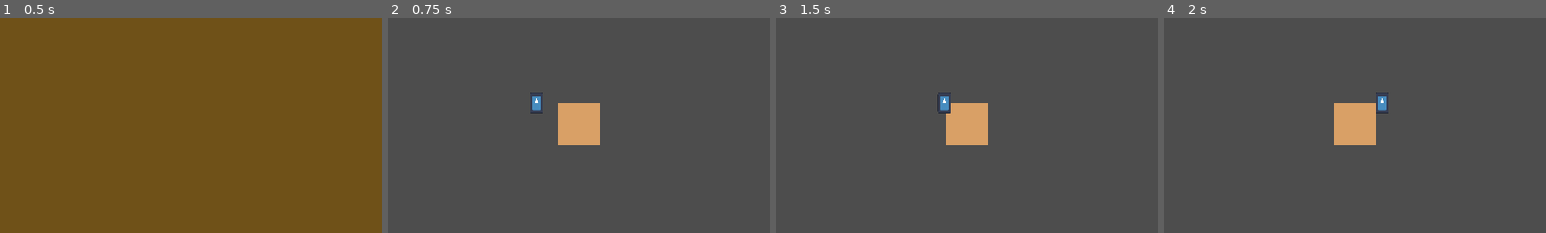
Above: before the commit, frames 1-4 (left to right).
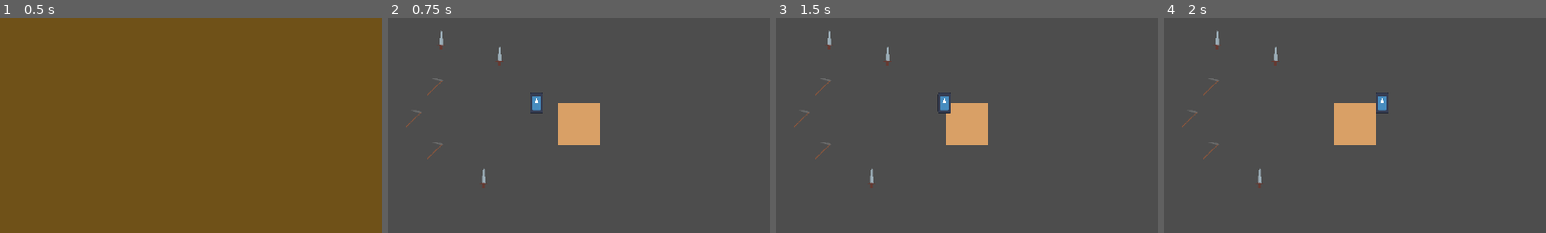
Above: after the commit, the same moments.

Repository: AtaMakesStuff/internship-farming-game
Game: Godot game, scene res://title.tscn
Same seed, same stepped clock (60 frames per second), same inputs: the game is played once before the commit and once after it. The engine's default icon, where the game draws it, is replaced by a stand-in: a white triangle on a blue panel in a dark square.
Inputs (mouse positions are % of the whole screen's width and height, from its top left):
- Up to frame 1 (0.5 s): no input
- Up to frame 2 (0.75 s): click "Play" at 0.5 s
- Up to frame 3 (1.5 s): tap Enter (ui_accept) at 1.25 s; move the mouse to (72, 45) at 1.27 s; hold D (right) from 1.28 s (still down); click (72, 45) at 1.42 s
- Up to frame 4 (2 s): keep holding D (right); tap Enter (ui_accept) at 1.52 s
The pictures show only the part of the screen within x 0-50%, y 0-50%; the shares and areas given below are measured in that part.

Frame 1 is identical in both runs. In frame 2, 0.3% of the frame differs, in the area x 4-31%, y 5-80%; in frame 3, 0.3%; in frame 4, 0.3%.

Commit message:
Inventory stacking and collecting
- inventory now collects different items into different slots
- added some collectables to testing
- label on inventory slots update to reflect amount of item
- need to work on deleting items and drag and drop system?

Diff:
--- a/internship-farming-game/farm_tile.gd
+++ b/internship-farming-game/farm_tile.gd
@@ -1,25 +1,21 @@
 extends Area2D
 
-
-# Called when the node enters the scene tree for the first time.
-func _ready() -> void:
-	pass # Replace with function body.
-
-
-# Called every frame. 'delta' is the elapsed time since the previous frame.
-func _process(delta: float) -> void:
-	pass
+@export var item: inventoryItem
+var player = SceneMultiplayer
 
 var is_player_inside = false
 
 func _on_area_2d_body_entered(body: CharacterBody2D) -> void:
 	if body.name == "player":
 		is_player_inside = true
+		player = body
 
 func _on_area_2d_body_exited(body: CharacterBody2D) -> void:
 	if body.name == "player":
 		is_player_inside = false
 
+# when player clicks on farm tile and is nearby
+# turn farm tile into tilled texture
 func _input(event):
 	if event is InputEventMouseButton and event.pressed and is_player_inside:
 		var tex = $CollisionShape2D.shape
@@ -34,3 +30,17 @@
 		if sprite_rect.has_point(mouse_pos):
 			$ColorRect.hide()
 			$ColorRect2.show()
+
+#experimenting with making farm tile harvestable
+"""
+func make_harvestable():
+	var harvest_instance = hoe.instantiate()
+	harvest_instance.rotation = rotation
+	harvest_instance.global_position = $farm_tile.global_position
+	get_parent().add_child(harvest_instance)
+	player.collect(item)
+
+
+func _on_make_harvestable_pressed() -> void:
+	make_harvestable()
+"""
--- /dev/null
+++ b/internship-farming-game/hoe.gd
@@ -0,0 +1,15 @@
+extends StaticBody2D
+
+@export var item: inventoryItem
+var player = null
+
+func _on_interactable_area_body_entered(body):
+	if body.name == "player":
+		print("entered!")
+		player = body
+		playercollect()
+		await get_tree().create_timer(0.1).timeout
+		self.queue_free()
+
+func playercollect():
+	player.collect(item)
--- /dev/null
+++ b/internship-farming-game/hoe.tscn
@@ -0,0 +1,23 @@
+[gd_scene load_steps=5 format=3 uid="uid://dif6xewjgft72"]
+
+[ext_resource type="Script" path="res://hoe.gd" id="1_ci111"]
+[ext_resource type="Texture2D" uid="uid://c3qgyhpas0k62" path="res://art/Hoe-Basic.png" id="1_pf6q6"]
+[ext_resource type="Resource" uid="uid://v4x3akrnpomy" path="res://inventory/tools/hoe.tres" id="2_isdst"]
+
+[sub_resource type="CapsuleShape2D" id="CapsuleShape2D_akux1"]
+radius = 32.0
+height = 64.0
+
+[node name="hoe" type="StaticBody2D"]
+script = ExtResource("1_ci111")
+item = ExtResource("2_isdst")
+
+[node name="Sprite2D" type="Sprite2D" parent="."]
+texture = ExtResource("1_pf6q6")
+
+[node name="interactable_area" type="Area2D" parent="."]
+
+[node name="CollisionShape2D" type="CollisionShape2D" parent="interactable_area"]
+shape = SubResource("CapsuleShape2D_akux1")
+
+[connection signal="body_entered" from="interactable_area" to="." method="_on_interactable_area_body_entered"]
--- a/internship-farming-game/inventory/inventory.gd
+++ b/internship-farming-game/inventory/inventory.gd
@@ -2,4 +2,20 @@
 
 class_name Inventory
 
-@export var items: Array[inventoryItem]
+signal update
+
+@export var slots: Array[InventorySlot]
+
+func insert(item: inventoryItem):
+	# if item in slot is same as item being picked up,
+	# add item to slot and stack
+	var item_slots = slots.filter(func(slot): return slot.item == item)
+	if !item_slots.is_empty():
+		item_slots[0].amount += 1
+	# else, add to a new slot
+	else:
+		var empty_slots = slots.filter(func(slot): return slot.item == null)
+		if !empty_slots.is_empty():
+			empty_slots[0].item = item
+			empty_slots[0].amount = 1
+	update.emit()
--- a/internship-farming-game/inventory/inventory.tscn
+++ b/internship-farming-game/inventory/inventory.tscn
@@ -7,10 +7,9 @@
 [node name="inventory_ui" type="Control"]
 custom_minimum_size = Vector2(704, 448)
 layout_mode = 3
+anchors_preset = 0
 offset_right = 704.0
 offset_bottom = 448.0
-grow_horizontal = 2
-grow_vertical = 2
 script = ExtResource("1_rwx7x")
 
 [node name="NinePatchRect" type="NinePatchRect" parent="."]
--- a/internship-farming-game/inventory/inventory_ui.gd
+++ b/internship-farming-game/inventory/inventory_ui.gd
@@ -1,9 +1,18 @@
 extends Control
+
+@onready var inventory: Inventory = preload("res://inventory/playerInventory.tres")
+@onready var slots: Array = $NinePatchRect/GridContainer.get_children()
 
 var is_open = false
 
 func _ready ():
+	inventory.update.connect(update_slots)
+	update_slots()
 	close()
+
+func update_slots():
+	for i in range(min(inventory.slots.size(), slots.size())):
+		slots[i].update(inventory.slots[i])
 
 func _process(delta):
 	if Input.is_action_just_pressed("inventory"):
--- /dev/null
+++ b/internship-farming-game/inventory/inventory_ui_slot.gd
@@ -0,0 +1,15 @@
+extends Panel
+
+@onready var item_visual: Sprite2D = $CenterContainer/Panel/ItemDisplay
+@onready var amount_text: Label = $CenterContainer/Panel/Label
+
+func update(slot: InventorySlot):
+	if !slot.item:
+		item_visual.visible = false
+		amount_text.visible = false
+	else:
+		item_visual.visible = true
+		item_visual.texture = slot.item.texture
+		if slot.amount > 1:
+			amount_text.visible = true
+		amount_text.text = str(slot.amount)
--- a/internship-farming-game/inventory/inventory_ui_slot.tscn
+++ b/internship-farming-game/inventory/inventory_ui_slot.tscn
@@ -1,8 +1,9 @@
-[gd_scene load_steps=2 format=3 uid="uid://i47rllau7msp"]
+[gd_scene load_steps=3 format=3 uid="uid://i47rllau7msp"]
 
 [ext_resource type="Texture2D" uid="uid://bq0i0wu42ojay" path="res://art/Inventory-UI-2.png" id="1_bqhl7"]
+[ext_resource type="Script" path="res://inventory/inventory_ui_slot.gd" id="1_plu3x"]
 
-[node name="inventory_UI_slot" type="Panel"]
+[node name="InventoryUISlot" type="Panel"]
 self_modulate = Color(1, 1, 1, 0)
 custom_minimum_size = Vector2(128, 128)
 anchors_preset = 15
@@ -12,7 +13,29 @@
 offset_bottom = -520.0
 grow_horizontal = 2
 grow_vertical = 2
+script = ExtResource("1_plu3x")
 
 [node name="Sprite2D" type="Sprite2D" parent="."]
 texture = ExtResource("1_bqhl7")
 centered = false
+
+[node name="CenterContainer" type="CenterContainer" parent="."]
+custom_minimum_size = Vector2(128, 128)
+layout_mode = 0
+offset_right = 128.0
+offset_bottom = 128.0
+
+[node name="Panel" type="Panel" parent="CenterContainer"]
+layout_mode = 2
+
+[node name="ItemDisplay" type="Sprite2D" parent="CenterContainer/Panel"]
+
+[node name="Label" type="Label" parent="CenterContainer/Panel"]
+custom_minimum_size = Vector2(19, 24)
+layout_mode = 0
+offset_left = 43.0
+offset_top = 40.0
+offset_right = 62.0
+offset_bottom = 64.0
+text = "99"
+horizontal_alignment = 2
--- a/internship-farming-game/inventory/playerInventory.tres
+++ b/internship-farming-game/inventory/playerInventory.tres
@@ -1,8 +1,68 @@
-[gd_resource type="Resource" script_class="Inventory" load_steps=3 format=3 uid="uid://dnqry4d1pg0if"]
+[gd_resource type="Resource" script_class="Inventory" load_steps=18 format=3 uid="uid://dnqry4d1pg0if"]
 
-[ext_resource type="Resource" uid="uid://v4x3akrnpomy" path="res://inventory/tools/hoe.tres" id="1_ptguh"]
 [ext_resource type="Script" path="res://inventory/inventory.gd" id="2_b8bmf"]
+[ext_resource type="Script" path="res://inventory_slot.gd" id="2_vqinm"]
+
+[sub_resource type="Resource" id="Resource_1kx3a"]
+script = ExtResource("2_vqinm")
+amount = 0
+
+[sub_resource type="Resource" id="Resource_snrgr"]
+script = ExtResource("2_vqinm")
+amount = 0
+
+[sub_resource type="Resource" id="Resource_pj5ms"]
+script = ExtResource("2_vqinm")
+amount = 0
+
+[sub_resource type="Resource" id="Resource_k0xg5"]
+script = ExtResource("2_vqinm")
+amount = 0
+
+[sub_resource type="Resource" id="Resource_hqpc1"]
+script = ExtResource("2_vqinm")
+amount = 0
+
+[sub_resource type="Resource" id="Resource_qkexw"]
+script = ExtResource("2_vqinm")
+amount = 0
+
+[sub_resource type="Resource" id="Resource_su3l4"]
+script = ExtResource("2_vqinm")
+amount = 0
+
+[sub_resource type="Resource" id="Resource_p45c3"]
+script = ExtResource("2_vqinm")
+amount = 0
+
+[sub_resource type="Resource" id="Resource_2yyfs"]
+script = ExtResource("2_vqinm")
+amount = 0
+
+[sub_resource type="Resource" id="Resource_n1gl2"]
+script = ExtResource("2_vqinm")
+amount = 0
+
+[sub_resource type="Resource" id="Resource_fg5rt"]
+script = ExtResource("2_vqinm")
+amount = 0
+
+[sub_resource type="Resource" id="Resource_takni"]
+script = ExtResource("2_vqinm")
+amount = 0
+
+[sub_resource type="Resource" id="Resource_sxts7"]
+script = ExtResource("2_vqinm")
+amount = 0
+
+[sub_resource type="Resource" id="Resource_4yhmr"]
+script = ExtResource("2_vqinm")
+amount = 0
+
+[sub_resource type="Resource" id="Resource_4utmf"]
+script = ExtResource("2_vqinm")
+amount = 0
 
 [resource]
 script = ExtResource("2_b8bmf")
-items = [null, null, ExtResource("1_ptguh"), null, null, null, null, null, null, ExtResource("1_ptguh"), null, null, null, null, null]
+slots = Array[ExtResource("2_vqinm")]([SubResource("Resource_1kx3a"), SubResource("Resource_snrgr"), SubResource("Resource_pj5ms"), SubResource("Resource_k0xg5"), SubResource("Resource_hqpc1"), SubResource("Resource_qkexw"), SubResource("Resource_su3l4"), SubResource("Resource_p45c3"), SubResource("Resource_2yyfs"), SubResource("Resource_n1gl2"), SubResource("Resource_fg5rt"), SubResource("Resource_takni"), SubResource("Resource_sxts7"), SubResource("Resource_4yhmr"), SubResource("Resource_4utmf")])
--- /dev/null
+++ b/internship-farming-game/inventory/tools/sword.tres
@@ -0,0 +1,9 @@
+[gd_resource type="Resource" script_class="inventoryItem" load_steps=3 format=3 uid="uid://dvikaog0xvpk4"]
+
+[ext_resource type="Script" path="res://inventory/inventory_item.gd" id="1_cc2ta"]
+[ext_resource type="Texture2D" uid="uid://by0xsb3fitncx" path="res://art/Sword.png" id="2_bdf1a"]
+
+[resource]
+script = ExtResource("1_cc2ta")
+name = "sword"
+texture = ExtResource("2_bdf1a")
--- /dev/null
+++ b/internship-farming-game/inventory_slot.gd
@@ -0,0 +1,15 @@
+extends Resource
+
+class_name InventorySlot
+
+@export var item: inventoryItem
+@export var amount: int
+
+# Called when the node enters the scene tree for the first time.
+func _ready() -> void:
+	pass # Replace with function body.
+
+
+# Called every frame. 'delta' is the elapsed time since the previous frame.
+func _process(delta: float) -> void:
+	pass
--- a/internship-farming-game/player.gd
+++ b/internship-farming-game/player.gd
@@ -33,3 +33,6 @@
 		velocity.y = move_toward(velocity.y, 0, SPEED)
 
 	move_and_slide()
+
+func collect(item):
+	inventory.insert(item)
--- /dev/null
+++ b/internship-farming-game/sword.tscn
@@ -0,0 +1,23 @@
+[gd_scene load_steps=5 format=3 uid="uid://bg323oxrw7006"]
+
+[ext_resource type="Script" path="res://hoe.gd" id="1_g1vh1"]
+[ext_resource type="Resource" uid="uid://dvikaog0xvpk4" path="res://inventory/tools/sword.tres" id="2_5pqlj"]
+[ext_resource type="Texture2D" uid="uid://by0xsb3fitncx" path="res://art/Sword.png" id="3_57j3m"]
+
+[sub_resource type="CapsuleShape2D" id="CapsuleShape2D_akux1"]
+radius = 32.0
+height = 64.0
+
+[node name="sword" type="StaticBody2D"]
+script = ExtResource("1_g1vh1")
+item = ExtResource("2_5pqlj")
+
+[node name="Sprite2D" type="Sprite2D" parent="."]
+texture = ExtResource("3_57j3m")
+
+[node name="interactable_area" type="Area2D" parent="."]
+
+[node name="CollisionShape2D" type="CollisionShape2D" parent="interactable_area"]
+shape = SubResource("CapsuleShape2D_akux1")
+
+[connection signal="body_entered" from="interactable_area" to="." method="_on_interactable_area_body_entered"]
--- a/internship-farming-game/testing.tscn
+++ b/internship-farming-game/testing.tscn
@@ -1,8 +1,10 @@
-[gd_scene load_steps=4 format=3 uid="uid://casinnr6aw1dg"]
+[gd_scene load_steps=6 format=3 uid="uid://casinnr6aw1dg"]
 
 [ext_resource type="PackedScene" uid="uid://c5b0bdgeuwwea" path="res://player.tscn" id="1_m16bd"]
 [ext_resource type="PackedScene" uid="uid://dy3xf8kokulcv" path="res://farm_tile.tscn" id="2_5abx4"]
 [ext_resource type="PackedScene" uid="uid://cw1ce7papfu5u" path="res://inventory/inventory.tscn" id="3_as27f"]
+[ext_resource type="PackedScene" uid="uid://dif6xewjgft72" path="res://hoe.tscn" id="4_bddse"]
+[ext_resource type="PackedScene" uid="uid://bg323oxrw7006" path="res://sword.tscn" id="5_aqoei"]
 
 [node name="testing" type="Node2D"]
 
@@ -15,4 +17,25 @@
 [node name="CanvasLayer" type="CanvasLayer" parent="."]
 
 [node name="inventory_ui" parent="CanvasLayer" instance=ExtResource("3_as27f")]
-anchors_preset = 0
+offset_left = 448.0
+offset_top = 192.0
+offset_right = 1152.0
+offset_bottom = 640.0
+
+[node name="hoe" parent="." instance=ExtResource("4_bddse")]
+position = Vector2(72, 104)
+
+[node name="hoe2" parent="." instance=ExtResource("4_bddse")]
+position = Vector2(40, 152)
+
+[node name="hoe3" parent="." instance=ExtResource("4_bddse")]
+position = Vector2(72, 200)
+
+[node name="sword" parent="." instance=ExtResource("5_aqoei")]
+position = Vector2(144, 240)
+
+[node name="sword2" parent="." instance=ExtResource("5_aqoei")]
+position = Vector2(80, 32)
+
+[node name="sword3" parent="." instance=ExtResource("5_aqoei")]
+position = Vector2(168, 56)
Binary file added: internship-farming-game/art/Sword.png
Not shown, added: internship-farming-game/art/Sword.png.import
